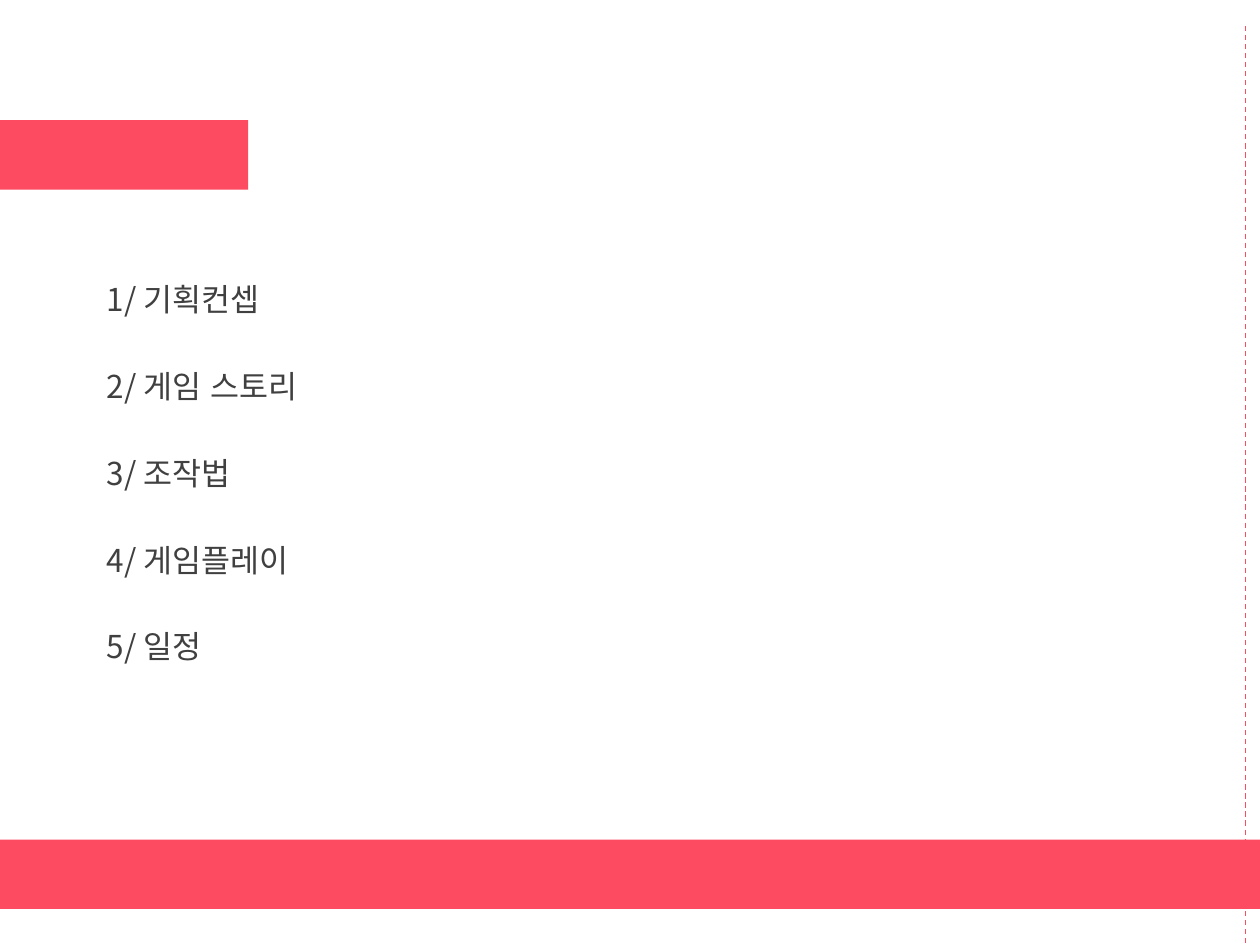
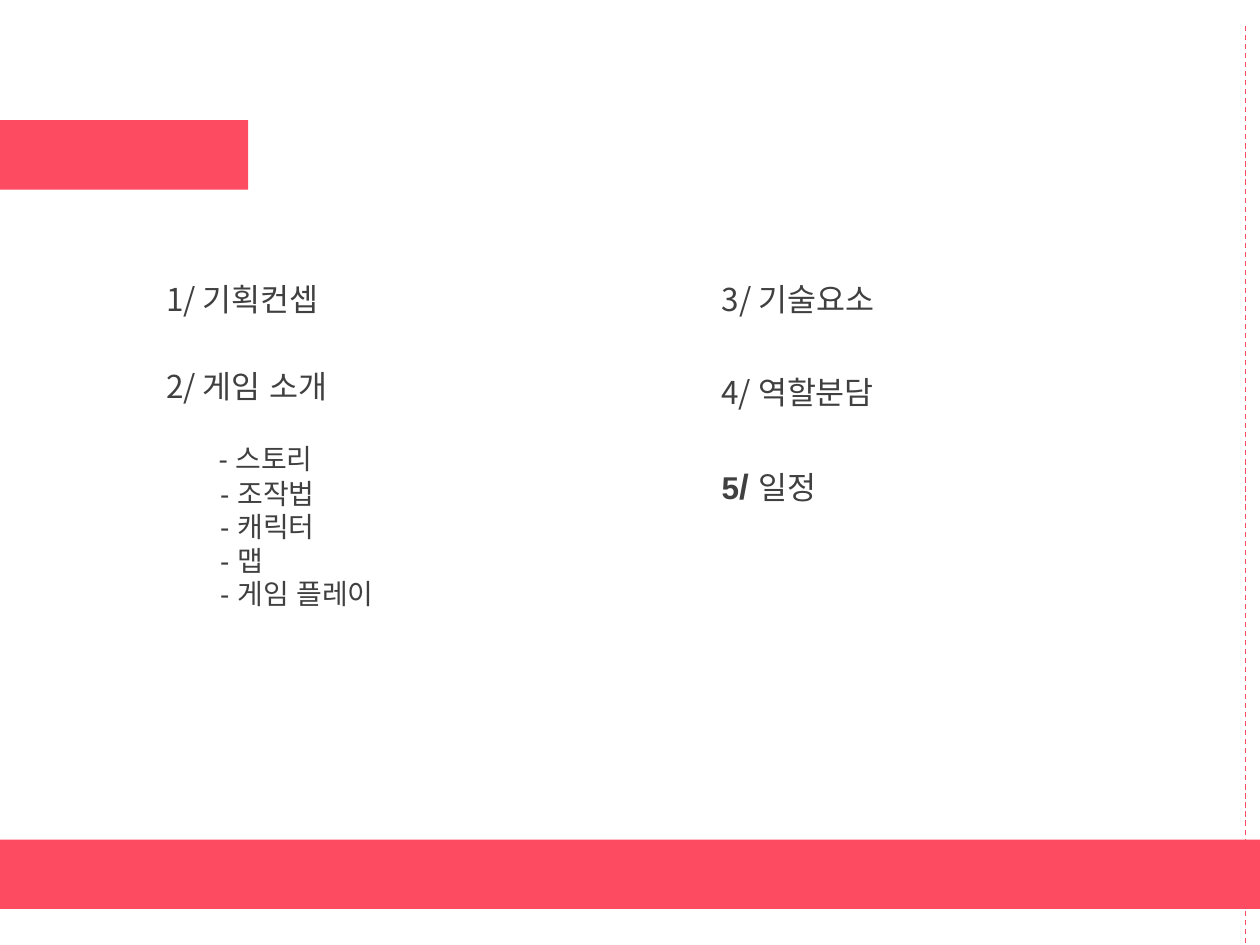
Before and after one commit to haeunjung/Team_Project, a slide deck: slide 2 of 기획문서/게임 제안서.pptx. Drawn at 1260x945 pixels with LibreOffice and Linux fonts; fonts in the diff are those of the drawing. Boxes give left, top, right and bottom in pixels: in the first picture for what was removed or moved away, otherwise in the second. Text is boxed around its words. In the diff, an @@ line names an element or a change of style, - is before the commit and + after.

Commit message:
11.29
캐릭터, 스테이지1 추가

```diff
--- a/기획문서/게임 제안서.pptx
+++ b/기획문서/게임 제안서.pptx
@@ text "1/ 기획컨셉": place and size @@
-text "1/ 기획컨셉" at bbox=[107, 284, 259, 317]
+text "1/ 기획컨셉" at bbox=[166, 284, 319, 317]
@@ text at bbox=[722, 285, 875, 317]: text changed @@
-3/ 조작법
+3/ 기술요소
@@ text at bbox=[166, 372, 374, 607]: text changed; size 18 to 16 pt @@
-2/ 게임 스토리
+2/ 게임 소개
+- 스토리
+- 조작법
+- 캐릭터
+- 맵
+- 게임 플레이
@@ text at bbox=[721, 377, 874, 410]: text changed @@
-4/ 게임플레이
+4/ 역할분담
@@ text "5/ 일정": place and size @@
-text "5/ 일정" at bbox=[107, 632, 201, 664]
+text "5/ 일정" at bbox=[722, 473, 817, 502]
@@ text "5/ 일정" at bbox=[722, 473, 817, 502]: size 18 to 20 pt, font Noto Sans CJK KR to Arial, bold on in "5/" @@
```
Also in this commit, not shown: 2 other slides changed, 3 slides added, 2 slides removed.
